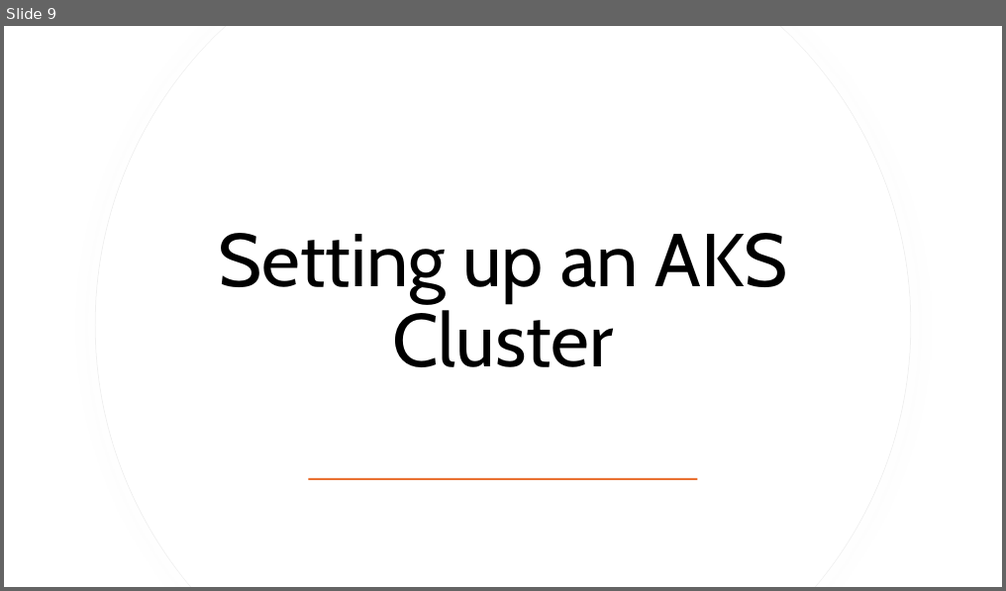
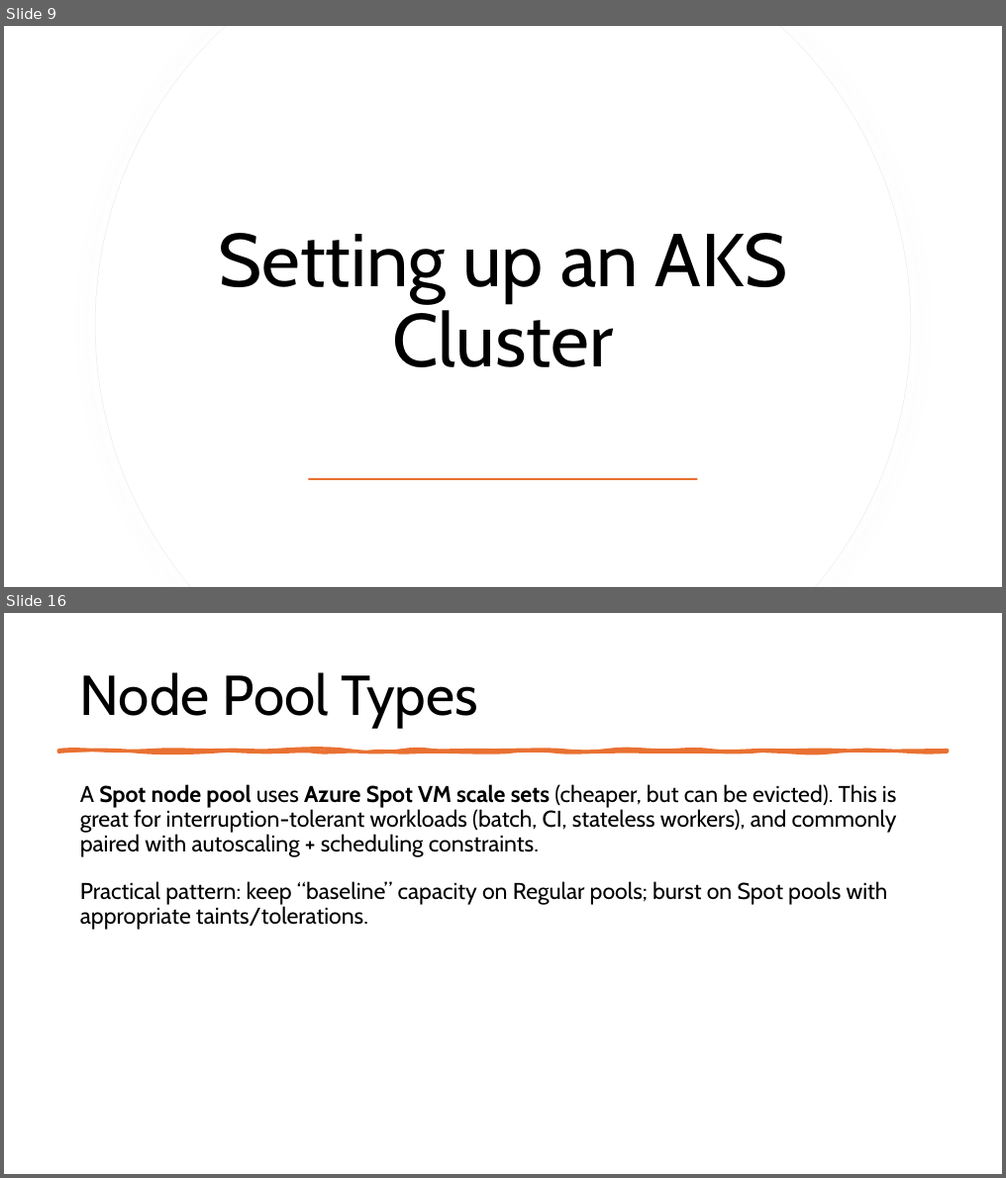
Before and after one commit to fhbilgen/AKSWorkshop, a slide deck: AKS.pptx. Shown one above the other, each under a label of ours: slide 9 before the commit, slides 9 and 16 after it; the slides between them are not shown. The pictures are 1006x591 and 1006x1178 pixels, drawn with LibreOffice and Linux fonts; fonts in the diff are those of the drawing. Boxes give left, top, right and bottom in pixels: in the first picture for what was removed or moved away, otherwise in the second. Text is boxed around its words. In the diff, an @@ line names an element or a change of style, - is before the commit and + after.

```diff
--- a/AKS.pptx
+++ b/AKS.pptx
@@ slide 16 added at [4,613,1002,1174], background #FFFFFF @@
@@ title added at [80,672,478,728], 54 pt, text #000000 @@
+Node Pool Types
@@ freeform shape added at [58,750,947,752], fill #E97132, outline #E97132 3.25 pt @@
@@ text added at [80,784,897,930], 22 pt, text #000000 @@
+A Spot node pool uses Azure Spot VM scale sets (cheaper, but can be evicted). This is great for interruption-tolerant workloads (batch, CI, stateless workers), and commonly paired with autoscaling + scheduling constraints.
+Practical pattern: keep “baseline” capacity on Regular pools; burst on Spot pools with appropriate taints/tolerations.
```
Also in this commit, not shown: 1 slide changed, 7 other slides added.
